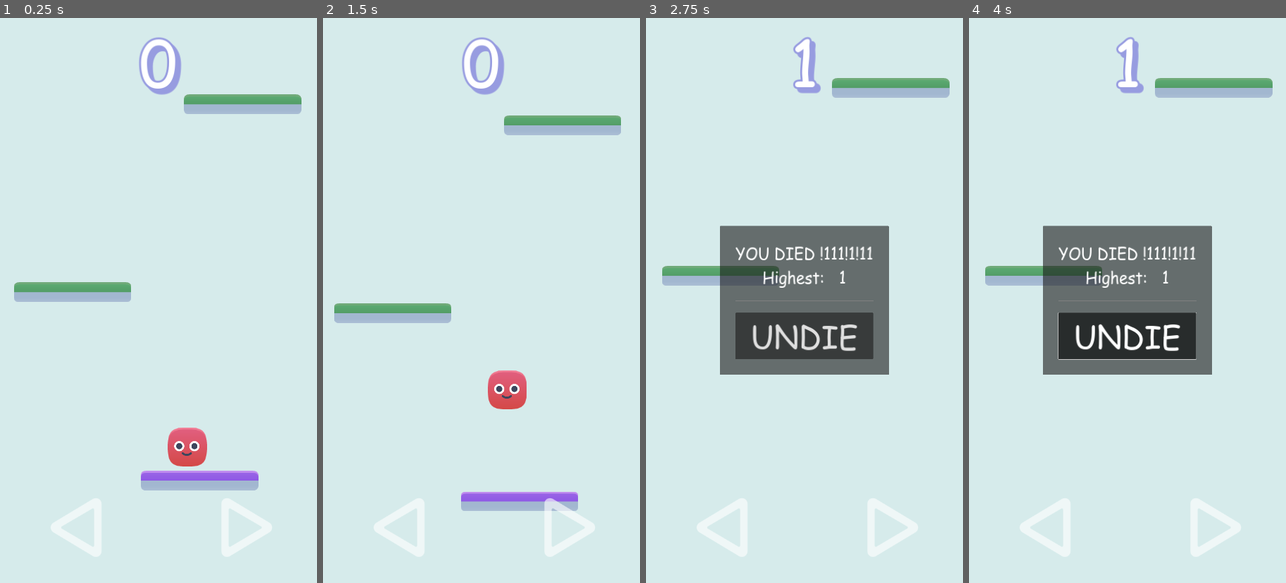
Above: before the commit, frames 1-4 (left to right).
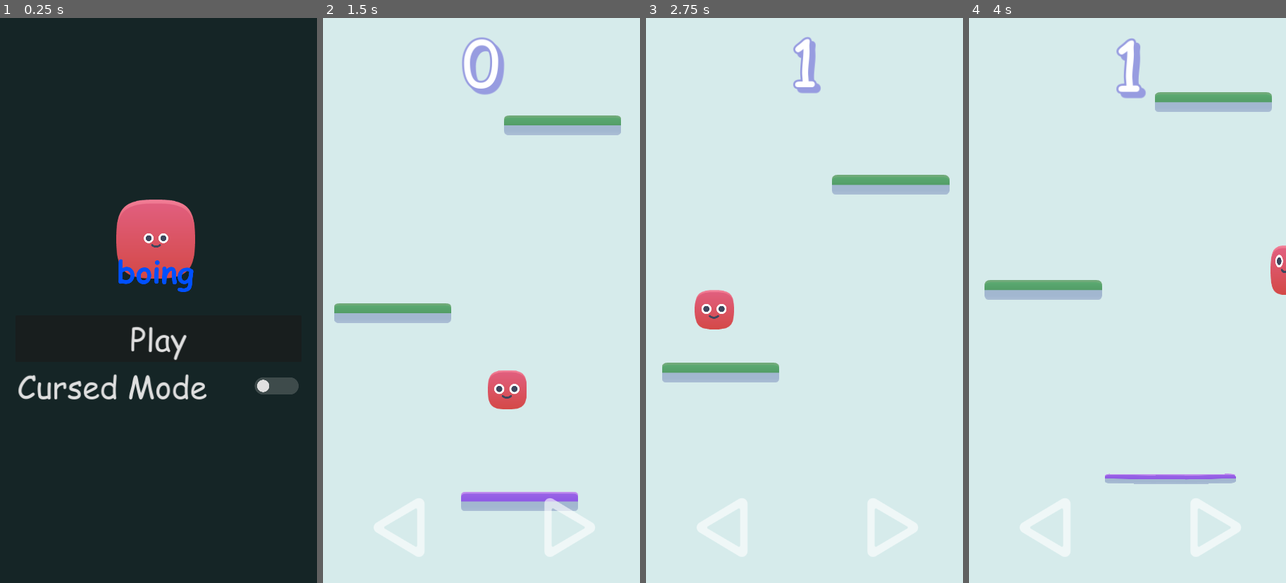
Above: after the commit, the same moments.

Repository: Dorifor/boing-mobile-jumper
Game: Godot game, scene res://scenes/main_menu.tscn
Two runs of this game, one before a commit and one after it. Both use one fixed random seed, a clock stepped at 60 frames per second and the inputs below. Before the commit the project starts from res://scenes/game.tscn.
Inputs (mouse positions are in pixels of both pictures, inside the frame that each line leads up to):
- Up to frame 1 (0.25 s): no input
- Up to frame 2 (1.5 s): click (481, 385) at 0.5 s, where only the run after the commit has a clickable "Cursed Mode"; click (481, 334) at 1.25 s, where only the run before the commit has a clickable "UNDIE"
- Up to frame 3 (2.75 s): tap Enter (ui_accept) at 2 s; move the mouse to (874, 272) at 2.02 s; hold Right (ui_right) from 2.03 s (still down); hold Enter (ui_accept) from 2.03 s (still down); click (874, 272) at 2.17 s
- Up to frame 4 (4 s): release Right (ui_right) at 2.75 s; release Enter (ui_accept) at 2.75 s; drag from (1064, 328) to (1111, 413) at 2.77 s; move the mouse to (1159, 176) at 3.52 s; hold Right (ui_right) from 3.53 s (still down); hold Enter (ui_accept) from 3.53 s (still down)

The runs differ from the first frame. In frame 1, 99% of the frame differs, in the area x 0-100%, y 0-100%; in frame 2, nothing differs; in frame 3, 18%; in frame 4, 19%.

Commit message:
main menu

Diff:
--- /dev/null
+++ b/assets/GuiToggleOff.svg
@@ -0,0 +1 @@
+<svg height="16" viewBox="0 0 38 16" width="38" xmlns="http://www.w3.org/2000/svg"><g fill="#e0e0e0"><rect fill-opacity=".2" height="14" width="36" rx="7" x="1" y="1"/><circle cx="8" cy="8" r="5"/></g></svg>
--- /dev/null
+++ b/assets/GuiToggleOn.svg
@@ -0,0 +1 @@
+<svg height="16" viewBox="0 0 38 16" width="38" xmlns="http://www.w3.org/2000/svg"><rect x="1" y="1" width="36" height="14" rx="7" fill="#699ce8"/><circle cx="30" cy="8" fill="#fff" r="5"/></svg>
--- a/prefabs/player.tscn
+++ b/prefabs/player.tscn
@@ -158,7 +158,8 @@
 JUMP_VELOCITY = -6000.0
 GRAVITY_MULTIPLIER = 18
 animation_player = NodePath("Anim")
-jump_sounds = Array[AudioStream]([ExtResource("2_s0rrc"), ExtResource("3_ih4v1"), ExtResource("4_i8daj"), ExtResource("2_wh61d"), ExtResource("3_bpbd4"), ExtResource("4_idpid"), ExtResource("5_mukx8"), ExtResource("6_xyrl6"), ExtResource("10_50nxy"), ExtResource("11_onstw")])
+jump_sounds = Array[AudioStream]([ExtResource("2_wh61d"), ExtResource("3_bpbd4"), ExtResource("4_idpid"), ExtResource("5_mukx8"), ExtResource("6_xyrl6")])
+jump_sounds_cursed = Array[AudioStream]([ExtResource("2_s0rrc"), ExtResource("3_ih4v1"), ExtResource("4_i8daj"), ExtResource("2_wh61d"), ExtResource("3_bpbd4"), ExtResource("4_idpid"), ExtResource("5_mukx8"), ExtResource("6_xyrl6"), ExtResource("10_50nxy"), ExtResource("11_onstw")])
 jump_audio_player = NodePath("Jump Sound Player")
 metadata/_edit_group_ = true
 
--- a/project.godot
+++ b/project.godot
@@ -10,10 +10,10 @@
 
 [application]
 
-config/name="MobileGame"
-run/main_scene="res://scenes/game.tscn"
+config/name="Boing"
+run/main_scene="res://scenes/main_menu.tscn"
 config/features=PackedStringArray("4.1", "Mobile")
-config/icon="res://assets/sprites/icon.svg"
+config/icon="res://assets/sprites/boing_logo.png"
 
 [autoload]
 
--- a/scenes/game.tscn
+++ b/scenes/game.tscn
@@ -1,10 +1,11 @@
-[gd_scene load_steps=25 format=3 uid="uid://eqiy6h1qfe24"]
+[gd_scene load_steps=26 format=3 uid="uid://eqiy6h1qfe24"]
 
 [ext_resource type="Script" path="res://scripts/game_manager.gd" id="1_y075x"]
 [ext_resource type="PackedScene" uid="uid://co1s1kqhenx38" path="res://prefabs/platform_purple.tscn" id="3_qakuj"]
 [ext_resource type="PackedScene" uid="uid://cx08oql6tnr76" path="res://prefabs/platform_blue.tscn" id="3_su4i6"]
 [ext_resource type="PackedScene" uid="uid://xn3206utuilo" path="res://prefabs/platform_green.tscn" id="4_nsixm"]
 [ext_resource type="PackedScene" uid="uid://b5mcynomme1lt" path="res://prefabs/platform_salmon.tscn" id="5_emopn"]
+[ext_resource type="AudioStream" uid="uid://dcm46yxuchc05" path="res://assets/sounds/death/Blast.ogg" id="6_miv65"]
 [ext_resource type="AudioStream" uid="uid://dbaj8338wfj06" path="res://assets/sounds/death/amogus.wav" id="6_qbd8m"]
 [ext_resource type="PackedScene" uid="uid://c07h0yfrhghqn" path="res://prefabs/player.tscn" id="6_xrx8n"]
 [ext_resource type="AudioStream" uid="uid://btibk2l60dw0b" path="res://assets/sounds/death/augh.wav" id="7_msdd2"]
@@ -43,7 +44,8 @@
 [node name="Game" type="Node2D" node_paths=PackedStringArray("score_label", "death_container", "death_area", "highscore_label", "sound_player", "right_arrow", "left_arrow")]
 script = ExtResource("1_y075x")
 platform_scenes = Array[PackedScene]([ExtResource("3_qakuj"), ExtResource("3_su4i6"), ExtResource("4_nsixm"), ExtResource("5_emopn")])
-death_sounds = Array[AudioStream]([ExtResource("6_qbd8m"), ExtResource("7_msdd2"), ExtResource("8_2qjpy"), ExtResource("9_lh2w4"), ExtResource("10_1owvy"), ExtResource("11_1inpe"), ExtResource("12_jjxbg"), ExtResource("13_n46fb"), ExtResource("14_uby21"), ExtResource("15_7qx40"), ExtResource("16_ycxql")])
+death_sounds = Array[AudioStream]([ExtResource("6_miv65")])
+death_sounds_cursed = Array[AudioStream]([ExtResource("6_qbd8m"), ExtResource("7_msdd2"), ExtResource("8_2qjpy"), ExtResource("9_lh2w4"), ExtResource("10_1owvy"), ExtResource("11_1inpe"), ExtResource("12_jjxbg"), ExtResource("13_n46fb"), ExtResource("14_uby21"), ExtResource("15_7qx40"), ExtResource("16_ycxql")])
 score_label = NodePath("CanvasLayer/Score Container/Score Label")
 death_container = NodePath("CanvasLayer/Death Container")
 death_area = NodePath("Death")
@@ -125,6 +127,7 @@
 
 [node name="VBoxContainer" type="VBoxContainer" parent="CanvasLayer/Death Container/PanelContainer/MarginContainer"]
 layout_mode = 2
+theme_override_constants/separation = 32
 alignment = 1
 
 [node name="Death Label" type="Label" parent="CanvasLayer/Death Container/PanelContainer/MarginContainer/VBoxContainer"]
@@ -152,7 +155,13 @@
 layout_mode = 2
 theme_override_constants/separation = 90
 
-[node name="Restart Button" type="Button" parent="CanvasLayer/Death Container/PanelContainer/MarginContainer/VBoxContainer"]
+[node name="Menu Button" type="Button" parent="CanvasLayer/Death Container/PanelContainer/MarginContainer/VBoxContainer"]
+layout_mode = 2
+theme_override_fonts/font = ExtResource("18_k85kr")
+theme_override_font_sizes/font_size = 128
+text = "MENU"
+
+[node name="Restart Button2" type="Button" parent="CanvasLayer/Death Container/PanelContainer/MarginContainer/VBoxContainer"]
 layout_mode = 2
 theme_override_fonts/font = ExtResource("18_k85kr")
 theme_override_font_sizes/font_size = 128
@@ -225,7 +234,8 @@
 
 [connection signal="body_entered" from="Death" to="." method="_on_death_body_entered"]
 [connection signal="just_jumped" from="Player" to="." method="_on_player_just_jumped"]
-[connection signal="pressed" from="CanvasLayer/Death Container/PanelContainer/MarginContainer/VBoxContainer/Restart Button" to="." method="_on_restart_button_pressed"]
+[connection signal="pressed" from="CanvasLayer/Death Container/PanelContainer/MarginContainer/VBoxContainer/Menu Button" to="." method="_on_menu_button_pressed"]
+[connection signal="pressed" from="CanvasLayer/Death Container/PanelContainer/MarginContainer/VBoxContainer/Restart Button2" to="." method="_on_restart_button_pressed"]
 [connection signal="pressed" from="CanvasLayer/Left Button" to="." method="_on_left_button_pressed"]
 [connection signal="released" from="CanvasLayer/Left Button" to="." method="_on_left_button_released"]
 [connection signal="pressed" from="CanvasLayer/Right Button" to="." method="_on_right_button_pressed"]
--- /dev/null
+++ b/scenes/main_menu.tscn
@@ -0,0 +1,64 @@
+[gd_scene load_steps=8 format=3 uid="uid://dgqm1yw38sk74"]
+
+[ext_resource type="Script" path="res://scripts/main_menu.gd" id="1_j5sw4"]
+[ext_resource type="Texture2D" uid="uid://dafut6b0nwppu" path="res://assets/sprites/boing.png" id="2_y6vlv"]
+[ext_resource type="PackedScene" uid="uid://eqiy6h1qfe24" path="res://scenes/game.tscn" id="2_yqtyo"]
+[ext_resource type="FontFile" uid="uid://c7kdy7nw2cp83" path="res://assets/comic.ttf" id="3_0wysn"]
+[ext_resource type="Texture2D" uid="uid://c4l64c3i45bo6" path="res://assets/GuiToggleOn.svg" id="5_xl08w"]
+[ext_resource type="Texture2D" uid="uid://newxa2w7fl84" path="res://assets/GuiToggleOff.svg" id="6_77jaa"]
+
+[sub_resource type="StyleBoxFlat" id="StyleBoxFlat_6gq20"]
+bg_color = Color(0.0823529, 0.145098, 0.14902, 1)
+
+[node name="Main Menu" type="Control" node_paths=PackedStringArray("cursed_mode_toggle")]
+layout_mode = 3
+anchors_preset = 15
+anchor_right = 1.0
+anchor_bottom = 1.0
+grow_horizontal = 2
+grow_vertical = 2
+script = ExtResource("1_j5sw4")
+game_scene = ExtResource("2_yqtyo")
+cursed_mode_toggle = NodePath("PanelContainer/MarginContainer/VBoxContainer/Cursed Mode Toggle")
+
+[node name="PanelContainer" type="PanelContainer" parent="."]
+layout_mode = 1
+anchors_preset = 15
+anchor_right = 1.0
+anchor_bottom = 1.0
+grow_horizontal = 2
+grow_vertical = 2
+theme_override_styles/panel = SubResource("StyleBoxFlat_6gq20")
+
+[node name="MarginContainer" type="MarginContainer" parent="PanelContainer"]
+layout_mode = 2
+theme_override_constants/margin_left = 64
+theme_override_constants/margin_top = 64
+theme_override_constants/margin_right = 64
+theme_override_constants/margin_bottom = 64
+
+[node name="VBoxContainer" type="VBoxContainer" parent="PanelContainer/MarginContainer"]
+layout_mode = 2
+alignment = 1
+
+[node name="App Logo" type="TextureRect" parent="PanelContainer/MarginContainer/VBoxContainer"]
+layout_mode = 2
+texture = ExtResource("2_y6vlv")
+stretch_mode = 5
+
+[node name="Play Button" type="Button" parent="PanelContainer/MarginContainer/VBoxContainer"]
+layout_mode = 2
+theme_override_fonts/font = ExtResource("3_0wysn")
+theme_override_font_sizes/font_size = 128
+text = "Play"
+
+[node name="Cursed Mode Toggle" type="CheckButton" parent="PanelContainer/MarginContainer/VBoxContainer"]
+layout_mode = 2
+theme_override_fonts/font = ExtResource("3_0wysn")
+theme_override_font_sizes/font_size = 128
+theme_override_icons/checked = ExtResource("5_xl08w")
+theme_override_icons/unchecked = ExtResource("6_77jaa")
+text = "Cursed Mode"
+
+[connection signal="pressed" from="PanelContainer/MarginContainer/VBoxContainer/Play Button" to="." method="_on_play_button_pressed"]
+[connection signal="toggled" from="PanelContainer/MarginContainer/VBoxContainer/Cursed Mode Toggle" to="." method="_on_cursed_mode_toggle_toggled"]
--- a/scripts/Player.gd
+++ b/scripts/Player.gd
@@ -7,6 +7,7 @@
 
 @export var animation_player: AnimationPlayer
 @export var jump_sounds: Array[AudioStream] = []
+@export var jump_sounds_cursed: Array[AudioStream] = []
 @export var jump_audio_player: AudioStreamPlayer
 
 signal just_jumped(player_y_position: int)
@@ -56,8 +57,10 @@
 
 
 func play_random_jump_sound() -> void:
-	var rand = randi_range(0, len(jump_sounds) - 1)
-	var random_sound = jump_sounds[rand]
+	var is_cursed_mode = PlayerPrefs.get_pref("cursed_mode", false)
+	var jump_sounds_list = jump_sounds_cursed if is_cursed_mode else jump_sounds
+	var rand = randi_range(0, len(jump_sounds_list) - 1)
+	var random_sound = jump_sounds_list[rand]
 	jump_audio_player.stream = random_sound
 	jump_audio_player.play()
 
--- a/scripts/game_manager.gd
+++ b/scripts/game_manager.gd
@@ -2,6 +2,7 @@
 
 @export var platform_scenes: Array[PackedScene] = []
 @export var death_sounds: Array[AudioStream]
+@export var death_sounds_cursed: Array[AudioStream]
 
 @export var score_label: Label
 @export var death_container: Control
@@ -19,6 +20,10 @@
 
 func _ready() -> void:
 	highscore = PlayerPrefs.get_pref("highscore", 0)
+
+func _input(event: InputEvent) -> void:
+	if Input.is_action_pressed("ui_accept"):
+		get_tree().reload_current_scene()
 
 
 func _on_player_just_jumped(player_y_position) -> void:
@@ -45,8 +50,10 @@
 
 
 func play_random_death_sound() -> void:
-	var rand = randi_range(0, len(death_sounds) - 1)
-	var random_sound = death_sounds[rand]
+	var is_cursed_mode = PlayerPrefs.get_pref("cursed_mode", false)
+	var death_sounds_list = death_sounds_cursed if is_cursed_mode else death_sounds
+	var rand = randi_range(0, len(death_sounds_list) - 1)
+	var random_sound = death_sounds_list[rand]
 	sound_player.stream = random_sound
 	sound_player.play()
 
@@ -96,3 +103,7 @@
 
 func _on_right_button_released() -> void:
 	right_arrow.modulate = Color("#ffffff9b")
+
+
+func _on_menu_button_pressed() -> void:
+	get_tree().change_scene_to_file("res://scenes/main_menu.tscn")
--- /dev/null
+++ b/scripts/main_menu.gd
@@ -0,0 +1,16 @@
+extends Control
+
+@export var game_scene: PackedScene
+@export var cursed_mode_toggle: CheckButton
+
+func _ready() -> void:
+	var is_cursed_mode_toggled = PlayerPrefs.get_pref("cursed_mode", false)
+	cursed_mode_toggle.set_pressed_no_signal(is_cursed_mode_toggled)
+
+
+func _on_play_button_pressed() -> void:
+	get_tree().change_scene_to_packed(game_scene)
+
+
+func _on_cursed_mode_toggle_toggled(button_pressed: bool) -> void:
+	PlayerPrefs.set_pref("cursed_mode", button_pressed)
Not shown, added: assets/GuiToggleOff.svg.import
Not shown, added: assets/GuiToggleOn.svg.import
Not shown, added: assets/sounds/death/Blast.ogg.import
Binary file added: assets/sprites/boing.png
Not shown, added: assets/sprites/boing.png.import
Binary file added: assets/sprites/boing_logo.png
Not shown, added: assets/sprites/boing_logo.png.import
Not shown, changed: export_presets.cfg
Not shown, changed: Boing.apk.idsig
Not shown, added: assets/sounds/death/Blast.ogg
